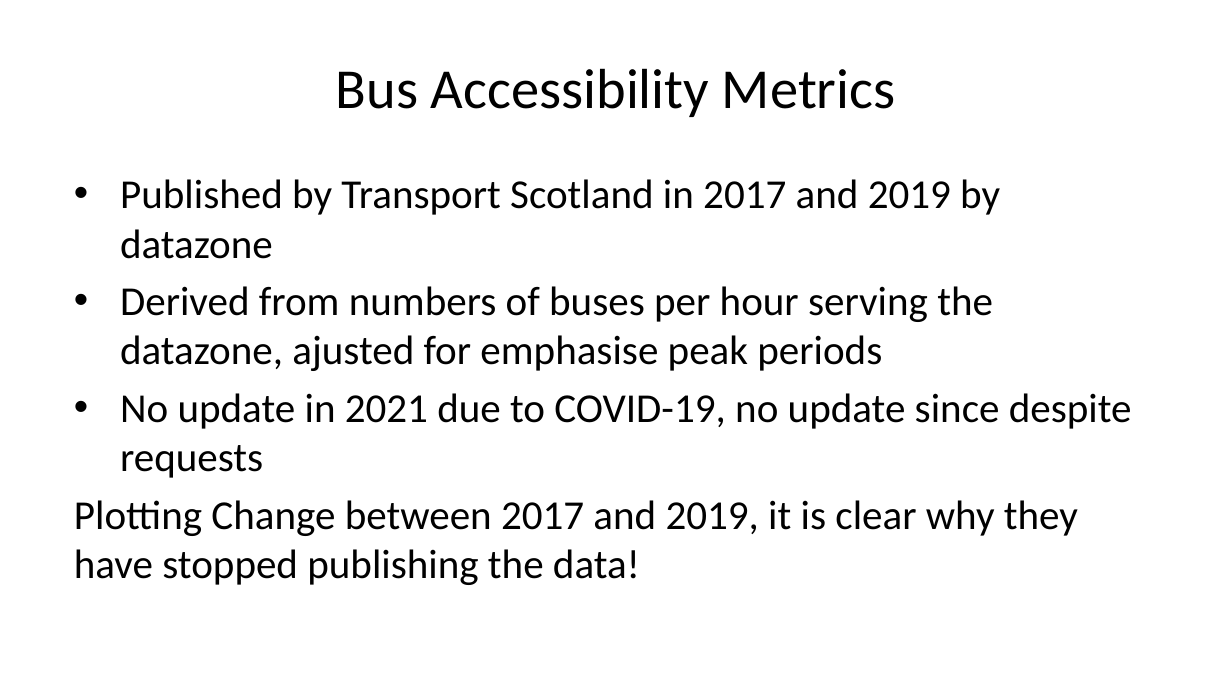
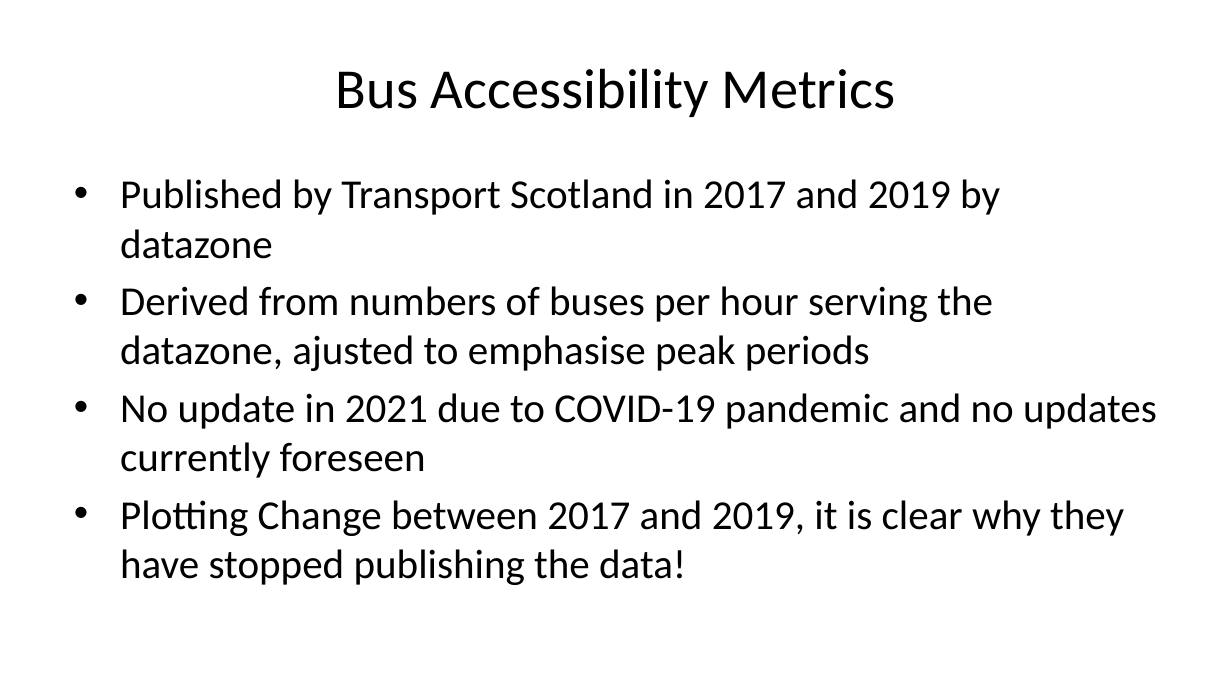
Before and after one commit to SamAllwood/Scotland_Bus_Access, a slide deck: slide 3 of slides.pptx (slide 4 before the commit). Drawn at 1232x693 pixels with LibreOffice and Linux fonts; fonts in the diff are those of the drawing. Boxes give left, top, right and bottom in pixels: in the first picture for what was removed or moved away, otherwise in the second. Text is boxed around its words. In the diff, an @@ line names an element or a change of style, - is before the commit and + after.

```diff
--- a/slides.pptx
+++ b/slides.pptx
@@ text at (x1=120, y1=286, x2=1157, y2=478): text changed @@
-• Derived from numbers of buses per hour serving the datazone, ajusted for emphasise peak periods
-• No update in 2021 due to COVID-19, no update since despite requests
+• Derived from numbers of buses per hour serving the datazone, ajusted to emphasise peak periods
+• No update in 2021 due to COVID-19 pandemic and no updates currently foreseen
@@ text at (x1=120, y1=500, x2=1124, y2=585): bullet none to • @@
```
Also in this commit, not shown: 2 other slides changed, 1 slide added, 1 slide removed.
